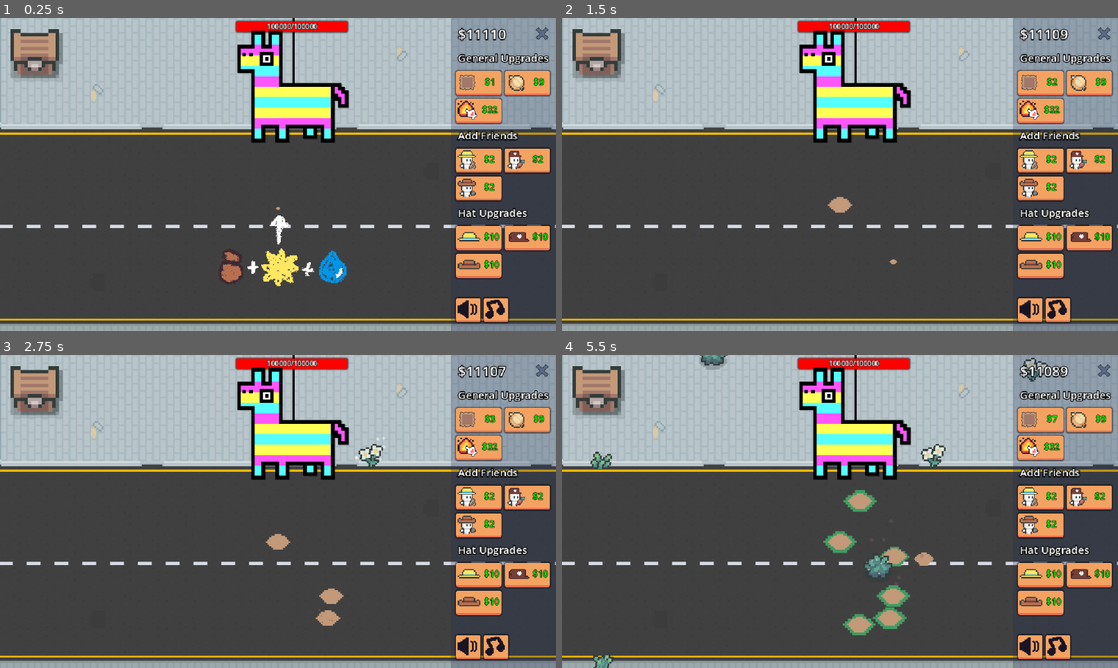
Above: before the commit, frames 1-4 (two rows, left to right).
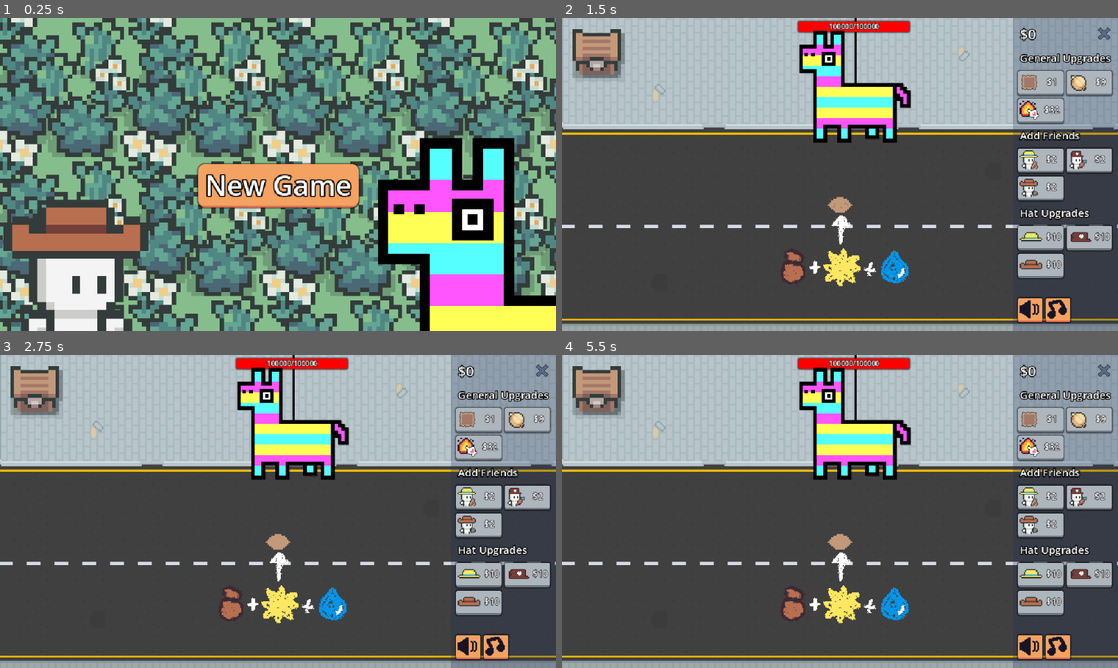
Above: after the commit, the same moments.

Repository: eric-marsh/farminata
Game: Godot game, scene res://scene/scene_switcher.tscn
Same seed, same stepped clock (60 frames per second), same inputs: the game is played once before the commit and once after it. Sound files missing from this copy of the repository are replaced by a short silence.
Inputs (mouse positions are in pixels of both pictures, inside the frame that each line leads up to):
- Up to frame 1 (0.25 s): no input
- Up to frame 2 (1.5 s): click (840, 187) at 0.5 s, where only the run after the commit has a clickable "New Game"; click (1040, 83) at 1.25 s, where only the run before the commit has a clickable "$1"
- Up to frame 3 (2.75 s): click (478, 420) at 2 s, where only the run before the commit has a clickable "$2"
- Up to frame 4 (5.5 s): click (1040, 420) at 2.75 s, where only the run before the commit has a clickable "$3"; click (1040, 420) at 3.5 s, where only the run before the commit has a clickable "$4"; click (1040, 420) at 4.25 s, where only the run before the commit has a clickable "$5"; click (1040, 420) at 5 s, where only the run before the commit has a clickable "$6"

The runs differ from the first frame. In frame 1, 88% of the frame differs, in the area x 0-100%, y 0-100%; in frame 2, 6.1%; in frame 3, 6.4%; in frame 4, 8.4%.

Commit message:
update web export

Diff:
--- a/script/debug.gd
+++ b/script/debug.gd
@@ -6,7 +6,7 @@
 
 var HIDE_UI: bool = false
 
-var STARTING_MONEY: int = 11110
+var STARTING_MONEY: int = 0
 var ALL_FULL_CROPS_AT_START:bool = false
 var ALL_RANDOM_CROPS_AT_START: bool = false
 
@@ -15,7 +15,7 @@
 
 var FAST_CREDITS: bool = false
 
-var SKIP_MAIN_MENU: bool = true
+var SKIP_MAIN_MENU: bool = false
 
 var DEBUG_SHOW_HELPER_STATE: bool = false
 
@@ -23,7 +23,7 @@
 var THUMBNAIL_MODE: bool = false
 
 var DONT_SAVE:bool = false
-var DONT_LOAD:bool = true
+var DONT_LOAD:bool = false
 
 var SHOW_FPS:bool = false
 
Not shown, changed: export/index.apple-touch-icon.png.import
Not shown, changed: export/index.icon.png.import
Not shown, changed: export/index.png.import
Not shown, changed: export/Farminata.zip
Not shown, changed: export/index.html
Not shown, changed: export/index.pck
